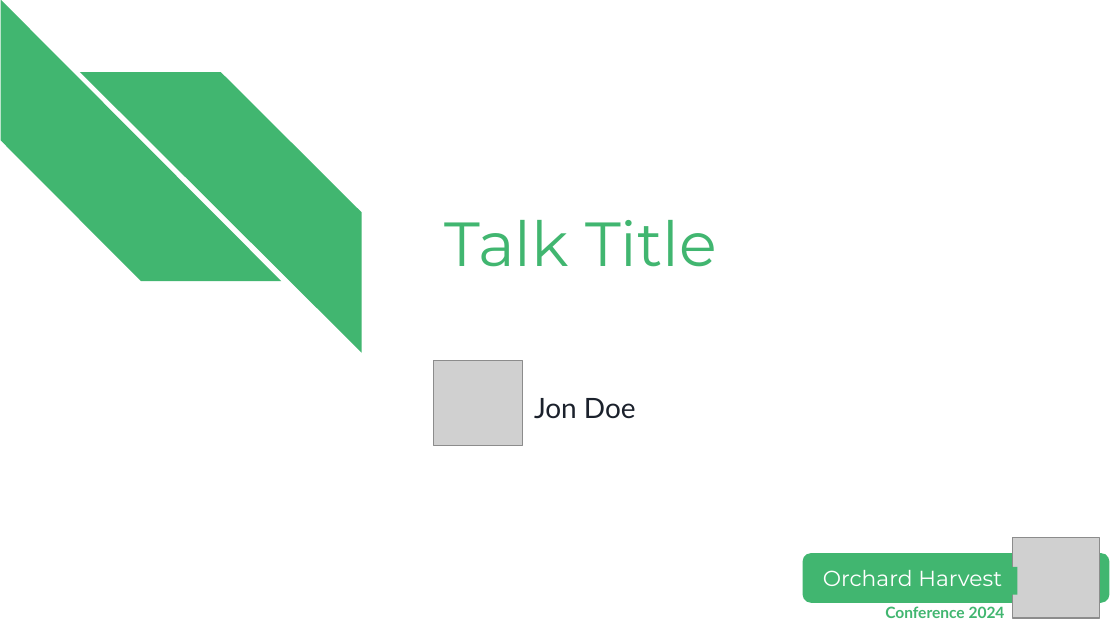
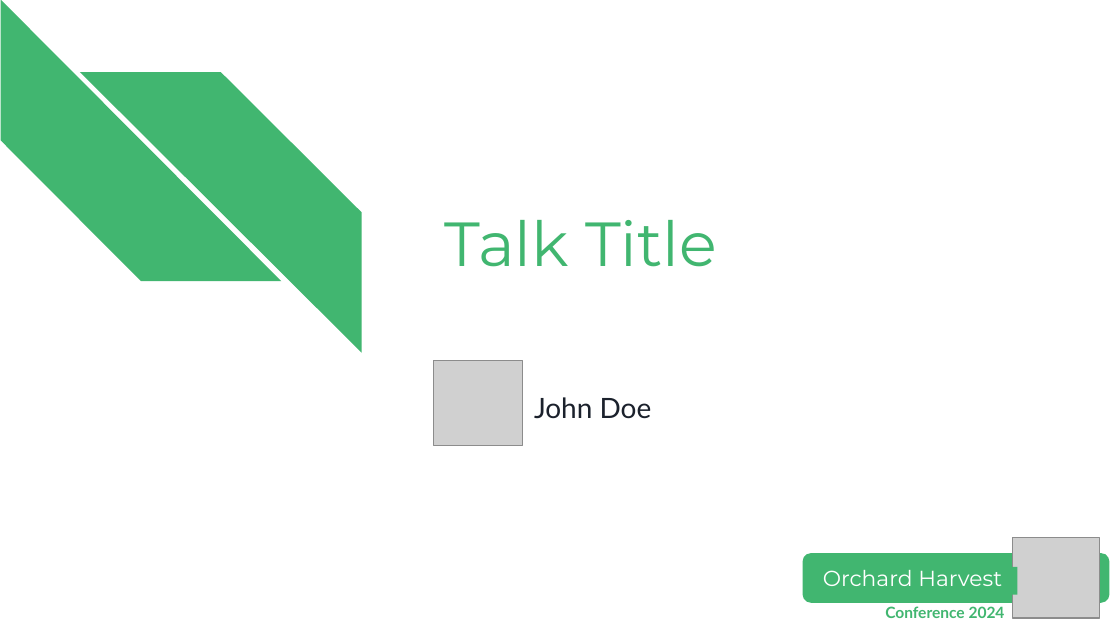
Before and after one commit to OrchardCMS/Orchard-Harvest-Speaker-Toolbox, a slide deck: slide 1 of Orchard Harvest 2024 presentation template.pptx. Drawn at 1120x630 pixels with LibreOffice and Linux fonts; fonts in the diff are those of the drawing; grey boxes stand for pictures. Boxes give left, top, right and bottom in pixels: in the first picture for what was removed or moved away, otherwise in the second. Text is boxed around its words. In the diff, an @@ line names an element or a change of style, - is before the commit and + after.

```diff
--- a/Orchard Harvest 2024 presentation template.pptx
+++ b/Orchard Harvest 2024 presentation template.pptx
@@ subtitle at [534, 397, 652, 419]: text changed @@
-Jon Doe
+John Doe
```
Also in this commit, not shown: 4 other slides changed.
